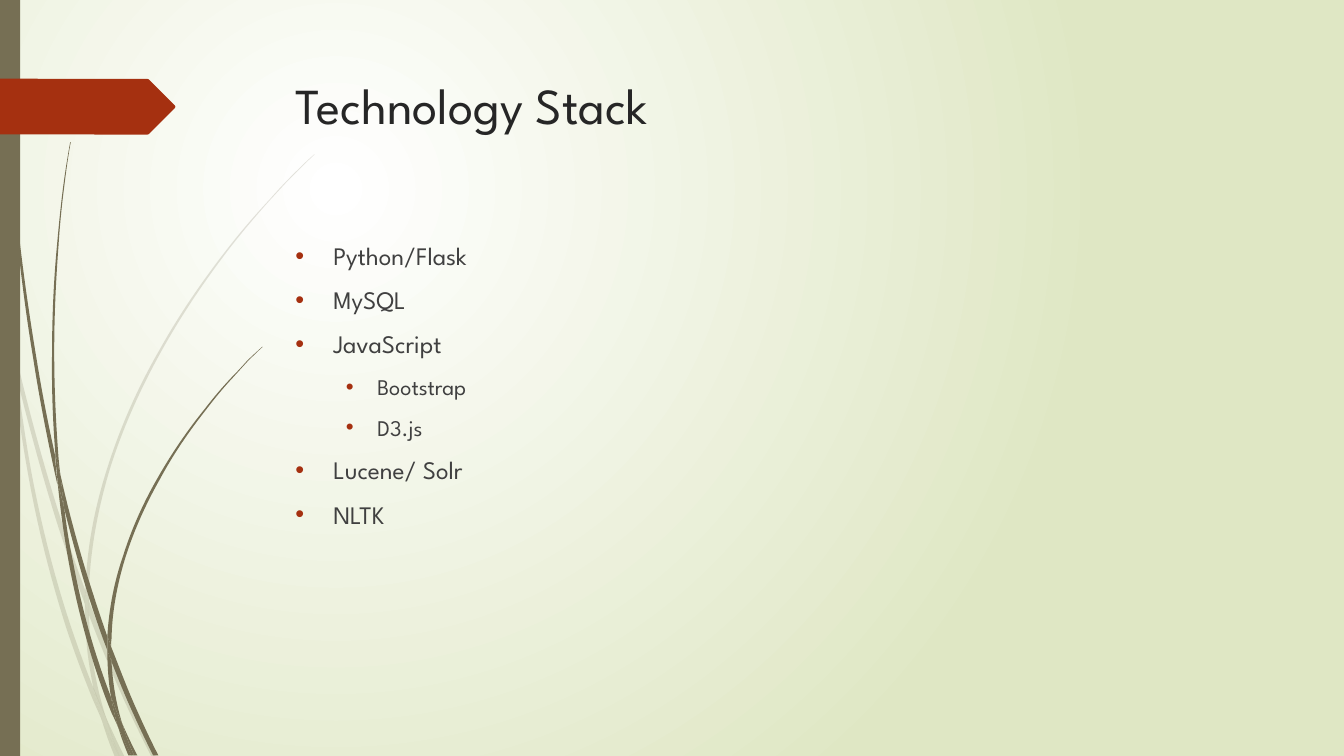
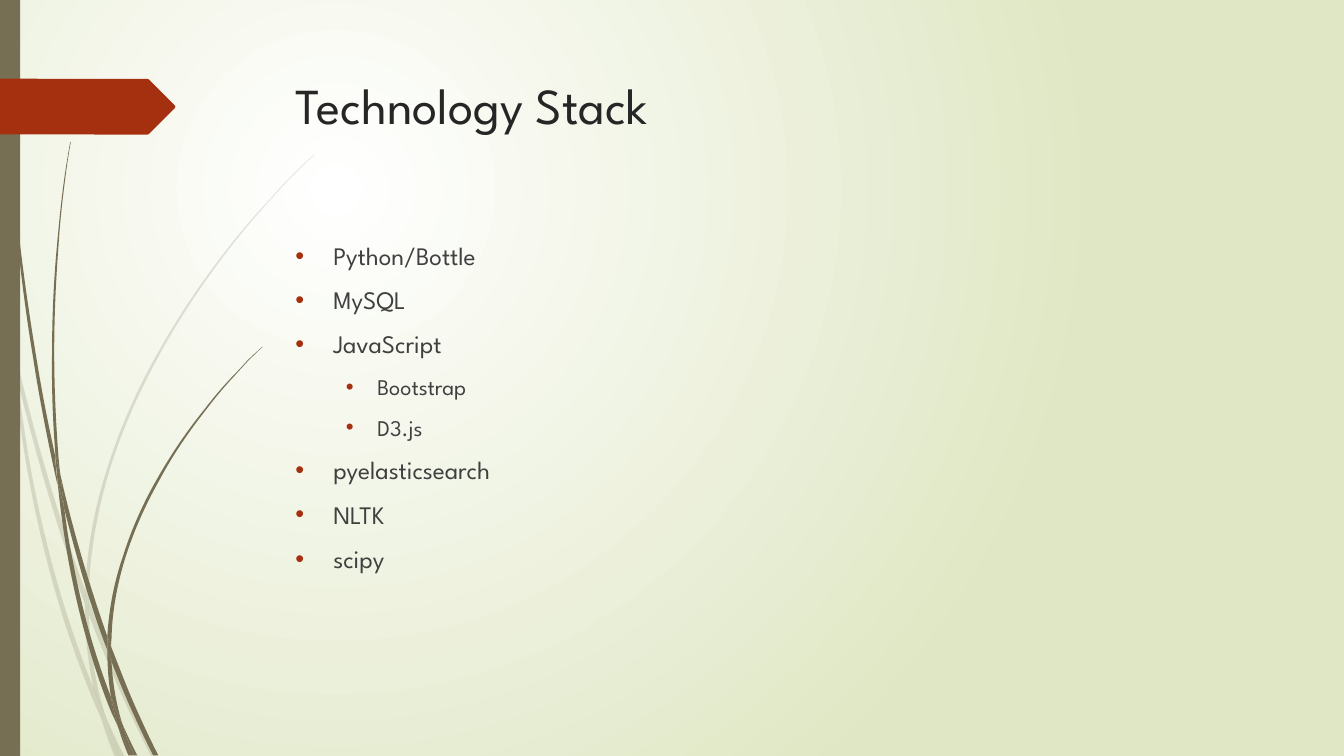
Before and after one commit to aartirao/JavaWithTheFlow, a slide deck: slide 12 of index/ppt/JavaWithTheFlow.pptx (slide 14 before the commit). Drawn at 1344x756 pixels with LibreOffice and Linux fonts; fonts in the diff are those of the drawing. Boxes give left, top, right and bottom in pixels: in the first picture for what was removed or moved away, otherwise in the second. Text is boxed around its words. In the diff, an @@ line names an element or a change of style, - is before the commit and + after.

```diff
--- a/index/ppt/JavaWithTheFlow.pptx
+++ b/index/ppt/JavaWithTheFlow.pptx
@@ text at (x1=333, y1=247, x2=475, y2=271): text changed @@
-• Python/Flask
+• Python/Bottle
@@ text at (x1=333, y1=461, x2=490, y2=485): text changed @@
-• Lucene/ Solr
+• pyelasticsearch
@@ text at (x1=333, y1=551, x2=384, y2=574): paragraph added @@
+• scipy
```
Also in this commit, not shown: 5 other slides changed, 5 slides added, 7 slides removed.
